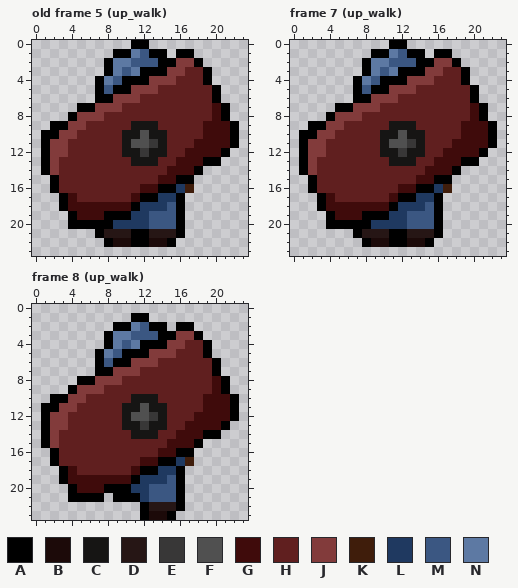
Two states of a pixel-art file, art/shield_guy/shield_guy.ase. The first picture shows the starting point.
24x24 pixels, 8 frames. Shown: old frame 5 (up_walk), frame 7 (up_walk), frame 8 (up_walk). The commit also changed other frames, which this record leaves out.
Palette (. is transparent): A #000000  B #1c0a09  C #161514  D #261615  E #383737  F #505050  G #3f0b0b  H #601f1f  J #823b3b  K #3f1d0b  L #1f3960  M #3b5782  N #5d79a3
Pixels before, old frame 5 (up_walk), first column x 1:
 0 ..........AA..........
 1 ........AANMAA.AA.....
 2 .......ANNMMMAAJJA....
 3 .......ANMNAAAJJHHA...
 4 ......ANMAAAJJJHHHA...
 5 ......AMAAJJJHHHHHHA..
 6 ......AAJJJHHHHHHHHA..
 7 ....AAJJJHHHHHHHHHHGA.
 8 ...AJJJHHHHHHHHHHHHGA.
 9 .AAJJHHHHHCCCHHHHHGGGA
10 AAJJHHHHHCCFCCHHHHGGGA
11 AJJHHHHHHCFFECHHHGGGGA
12 AJJHHHHHHCCECCHHGGGGA.
13 AJHHHHHHHHCCCHHGGGAA..
14 AJHHHHHHHHHHHHGGGA....
15 .AHHHHHHHHHHHGGAA.....
16 .AHHHHHHHHHGGAALK.....
17 ..AGHHHHHHGAALLA......
18 ..AGGGGGGGALLLMA......
19 ...AGGGAAALLMMMA......
20 ...AAAAALLLLMMMA......
21 ......ADDDAADDDA......
22 .......ABBAABBA.......
Pixels before, frame 7 (up_walk), first column x 1:
 0 ..........AA..........
 1 ........AANMAA.AA.....
 2 .......ANNMMMAAJJA....
 3 .......ANMNAAAJJHHA...
 4 ......ANMAAAJJJHHHA...
 5 ......AMAAJJJHHHHHHA..
 6 ......AAJJJHHHHHHHHA..
 7 ....AAJJJHHHHHHHHHHGA.
 8 ...AJJJHHHHHHHHHHHHGA.
 9 .AAJJHHHHHCCCHHHHHGGGA
10 AAJJHHHHHCCFCCHHHHGGGA
11 AJJHHHHHHCFFECHHHGGGGA
12 AJJHHHHHHCCECCHHGGGGA.
13 AJHHHHHHHHCCCHHGGGAA..
14 AJHHHHHHHHHHHHGGGA....
15 .AHHHHHHHHHHHGGAA.....
16 .AHHHHHHHHHGGAALK.....
17 ..AGHHHHHHGAALLA......
18 ..AGGGGGGGALLLMA......
19 ...AGGGAAALLMMMA......
20 ...AAAAALLLLMMMA......
21 ......ADDDAADDDA......
22 .......ABBAABBA.......
Pixels before, frame 8 (up_walk), first column x 1:
 1 ..........AA..........
 2 ........AANMAA.AA.....
 3 .......ANNMMMAAJJA....
 4 .......ANMNAAAJJHHA...
 5 ......ANMAAAJJJHHHA...
 6 ......AMAAJJJHHHHHHA..
 7 ......AAJJJHHHHHHHHA..
 8 ....AAJJJHHHHHHHHHHGA.
 9 ...AJJJHHHHHHHHHHHHGA.
10 .AAJJHHHHHCCCHHHHHGGGA
11 AAJJHHHHHCCFCCHHHHGGGA
12 AJJHHHHHHCFFECHHHGGGGA
13 AJJHHHHHHCCECCHHGGGGA.
14 AJHHHHHHHHCCCHHGGGAA..
15 AJHHHHHHHHHHHHGGGA....
16 .AHHHHHHHHHHHGGAA.....
17 .AHHHHHHHHHGGAALK.....
18 ..AGHHHHHHGAALLA......
19 ..AGGGGGGGALLLMA......
20 ...AGGGAAALLMMMA......
21 ...AAAA.AAALMMMA......
22 ...........ADDDA......
23 ...........ABBA.......
After:
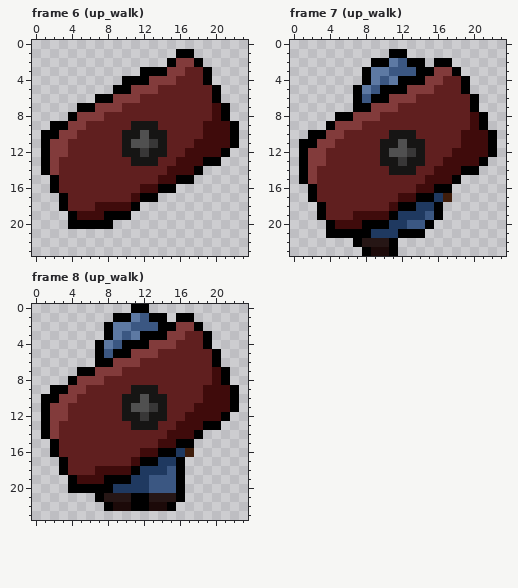
A new or re-ordered frame is compared with the old frame closest to it.
Message: fix shield orientation on down walk
The exact change:
frames re-ordered
Changed rows in their new state; - is an unchanged pixel.
Frame 6 (up_walk) against old frame 5 (up_walk):
first column x 7:
 0 ----..--
 1 --......
 2 -.......
 3 -....---
 4 ...-----
 5 ..------
first column x 4:
16 ------------..
17 H---------...-
18 HHH-----.....-
19 -------......-
20 -----........-
21 ---..........-
22 ----........--
Frame 7 (up_walk):
first column x 1:
 0 ----------..----------
 1 --------..AA..-..-----
 2 -------.AAN-A-.AA.----
 3 ---------NMMM-A-JA.---
 4 ------.ANMN-AA-J------
 5 -------NM-AA-JJ---A.--
 6 -------MAA-JJ---------
 7 ----..AA-JJ--------A.-
 8 ---.AA-JJ-------------
 9 -..A-JJ---HHH-----H-A.
10 .-A-J----H-C-H--------
11 -A-J------C-C----H----
12 ----------FFE---H---GA
13 --J------C-E-C-H--GGA-
14 ----------CCC-H--GAA--
15 AJ-----------H-GGA----
16 -----------HHGGAA-----
17 -AHH------HGGAALK-----
18 ---HHHHHHHGAA-L-------
19 --AHHH-GGGA-LL--------
20 ----GGG-AA----A.------
21 ---AAA-ALLL-AA..------
22 ------ADDD-....-------
23 -------ABBA-----------
Frame 8 (up_walk):
first column x 1:
 0 ----------AA----------
 1 --------AANMAA-AA-----
 2 -------ANNM-M-AJJA----
 3 ---------MNAA-J-HHA---
 4 ------ANMAA-JJ-H------
 5 -------MA-JJ-HH---HA--
 6 -------AJJ-HH---------
 7 ----AAJJ-HH--------GA-
 8 ---AJJ-HH-------------
 9 -AAJ-HH---CCC-----G-GA
10 A-J-H----C-F-C--------
11 -J-H------F-E----G----
12 ----------CEC---G---A.
13 --H------H-C-H-G--AA.-
14 ----------HHH-G--A..--
15 .A-----------G-AA.----
16 -----------GGAALK-----
17 -.A-------GAALLA.-----
18 ---H--GGGGALL-M-------
19 --.A---AAAL-MM--------
20 ----AAA-LL------------
21 ---...-DDD-ADDD-------
22 -------ABBA-BBA.------
23 -----------....-------
Boxes around the changes in both pictures, in picture pixels (x1, y1, x2, y2):
erased: (95, 40, 167, 94)
changed: (68, 184, 194, 247)
changed: (299, 40, 497, 256)
changed: (41, 304, 239, 520)
